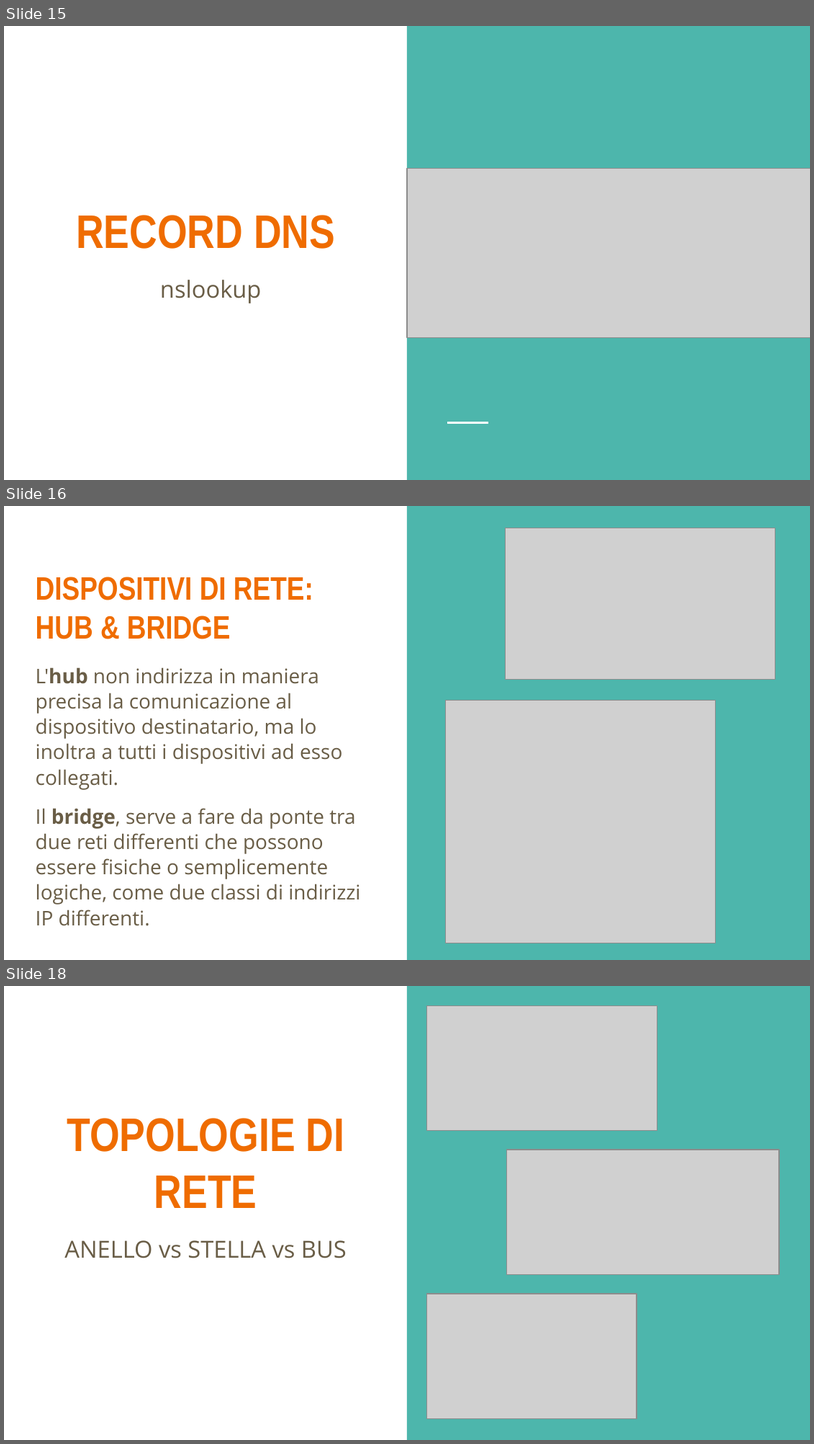
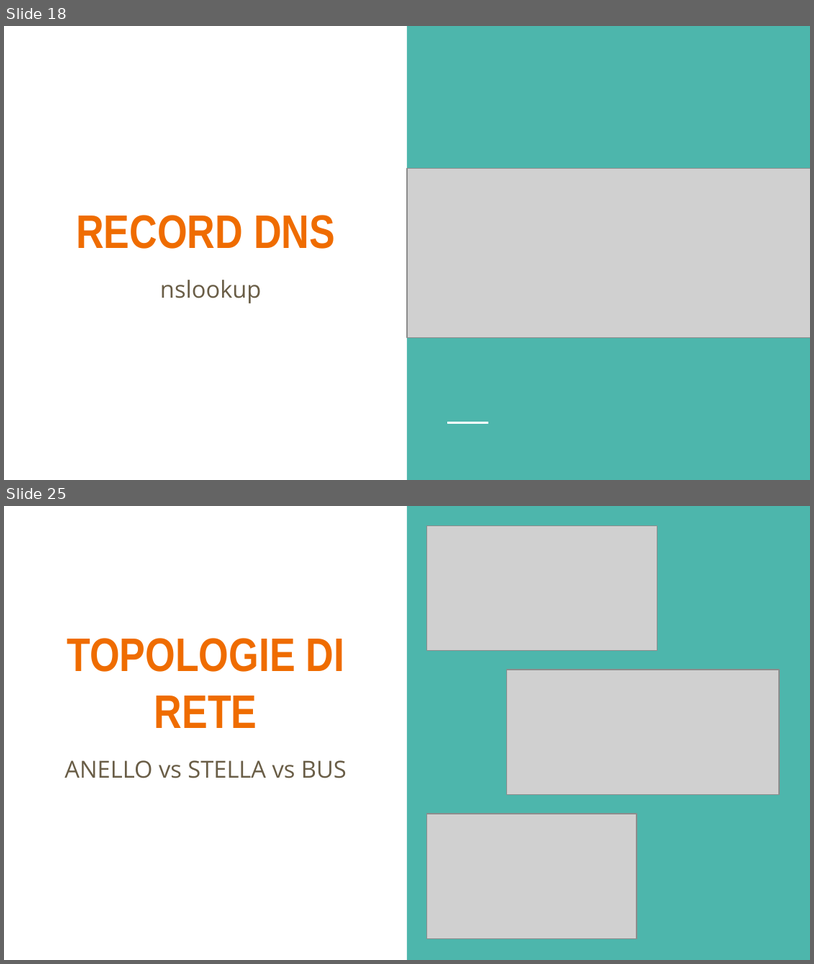
Before and after one commit to LeleCazza/LeleCazza.github.io, a slide deck: reti_informatiche/materiale/lezione_1_reti_introduzione.pptx. Shown one above the other, each under a label of ours: slides 15, 16 and 18 before the commit, slides 18 and 25 after it; the slides between them are not shown. The pictures are 814x1444 and 814x964 pixels, drawn with LibreOffice and Linux fonts; fonts in the diff are those of the drawing; grey boxes stand for pictures. Boxes give left, top, right and bottom in pixels: in the first picture for what was removed or moved away, otherwise in the second. Text is boxed around its words. In the diff, an @@ line names an element or a change of style, - is before the commit and + after.

Commit message:
update reti informatiche

```diff
--- a/reti_informatiche/materiale/lezione_1_reti_introduzione.pptx
+++ b/reti_informatiche/materiale/lezione_1_reti_introduzione.pptx
@@ slide 16 removed at (4, 506, 810, 960), background #FFFFFF; not listed: 1 template element that a slide beside it also shows @@
@@ picture removed at (506, 528, 776, 679) @@
@@ title removed at (36, 577, 314, 639) @@
-DISPOSITIVI DI RETE:
-HUB & BRIDGE
@@ subtitle removed at (36, 667, 360, 926) @@
-L'hub non indirizza in maniera precisa la comunicazione al dispositivo destinatario, ma lo inoltra a tutti i dispositivi ad esso collegati.
-Il bridge, serve a fare da ponte tra due reti differenti che possono essere fisiche o semplicemente logiche, come due classi di indirizzi IP differenti.
@@ picture removed at (445, 700, 715, 943) @@
@@ what was slide 15 is now slide 18 @@
@@ what was slide 18 is now slide 25 @@
```
Also in this commit, not shown: 1 slide changed, 9 slides added, 1 other slide removed, 7 other files.
